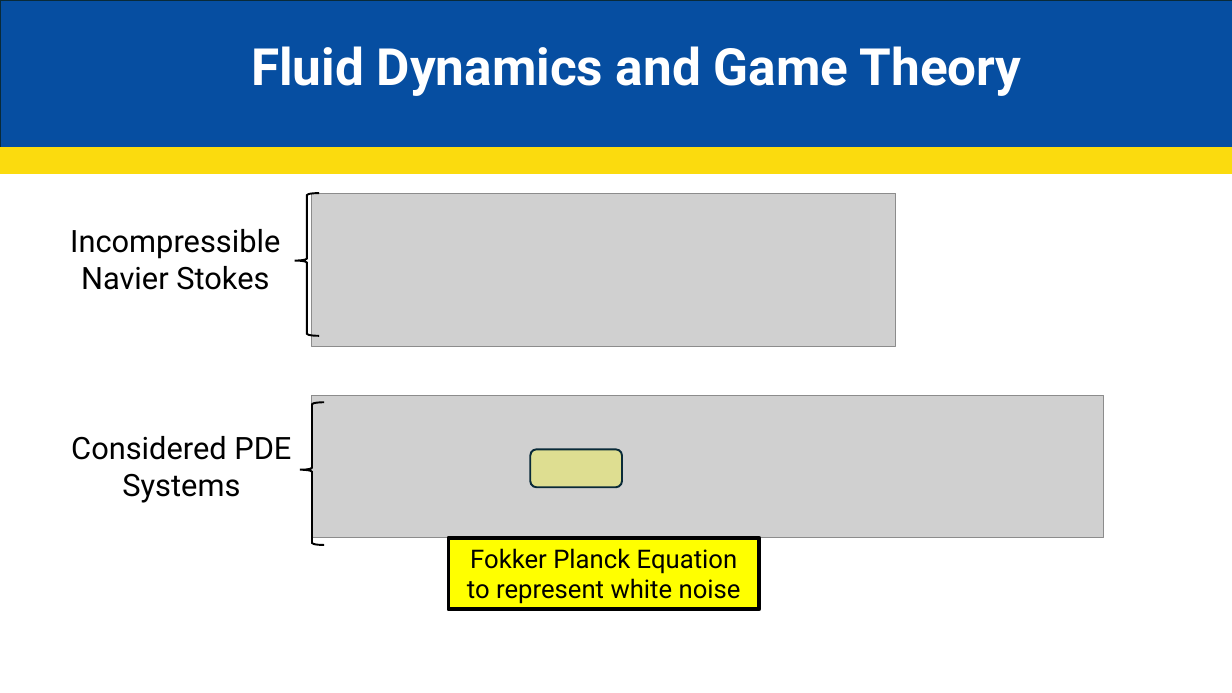
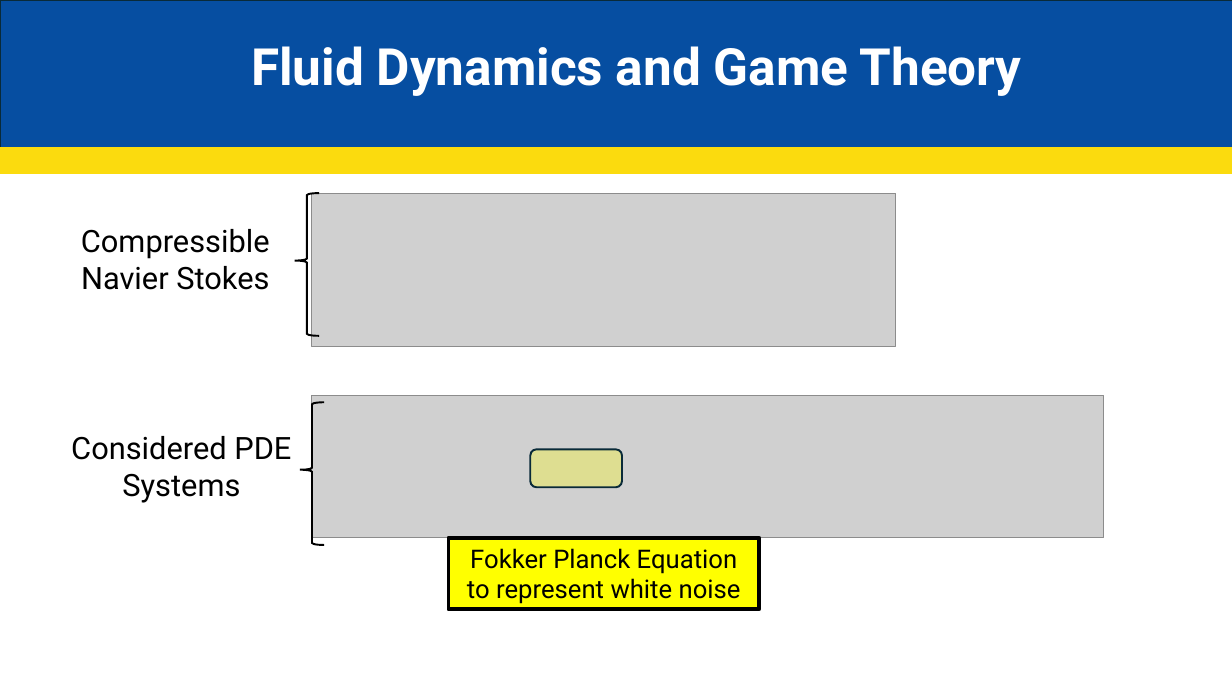
Before and after one commit to JakeCisc210/Candidacy, a slide deck: slide 32 of Reading Course/Presentations/Game Theory Nine.pptx. Drawn at 1232x693 pixels with LibreOffice and Linux fonts; fonts in the diff are those of the drawing; grey boxes stand for pictures. Boxes give left, top, right and bottom in pixels: in the first picture for what was removed or moved away, otherwise in the second. Text is boxed around its words. In the diff, an @@ line names an element or a change of style, - is before the commit and + after.

```diff
--- a/Reading Course/Presentations/Game Theory Nine.pptx
+++ b/Reading Course/Presentations/Game Theory Nine.pptx
@@ text at box(81, 229, 270, 290): text changed @@
-Incompressible Navier Stokes
+Compressible Navier Stokes
```
Also in this commit, not shown: 2 other files.
